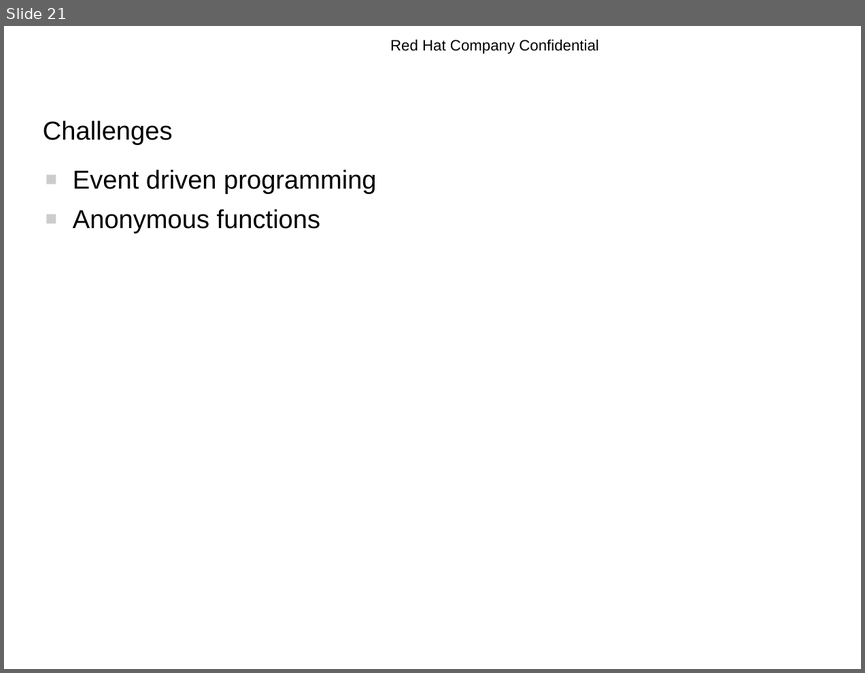
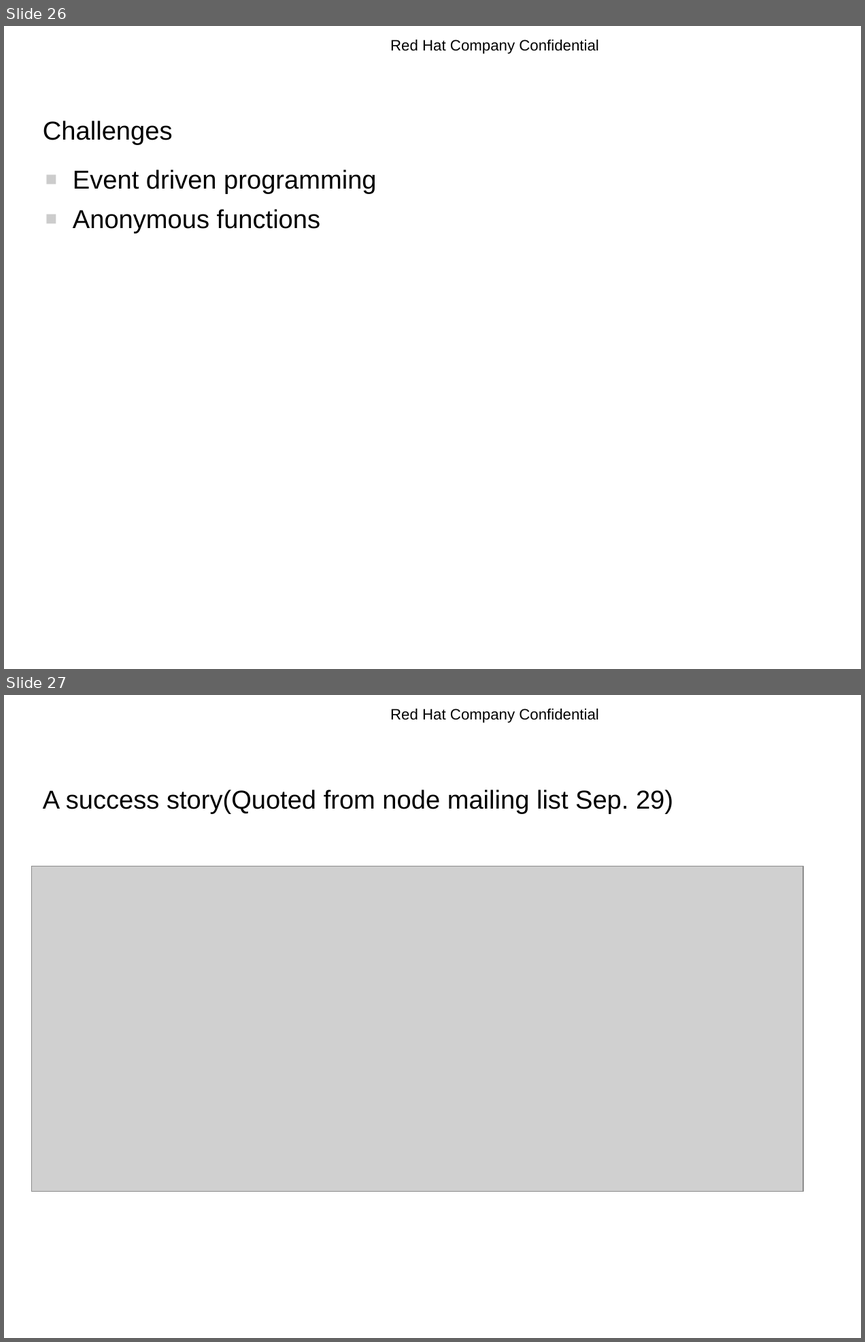
Before and after one commit to rhyw/node-trial, a slide deck: node-introduction.odp. Shown one above the other, each under a label of ours: slide 21 before the commit, slides 26 and 27 after it. The pictures are 865x673 and 865x1342 pixels, drawn with LibreOffice and Linux fonts; fonts in the diff are those of the drawing; grey boxes stand for pictures; background and template pictures are left out. Boxes give left, top, right and bottom in pixels: in the first picture for what was removed or moved away, otherwise in the second. Text is boxed around its words. In the diff, an @@ line names an element or a change of style, - is before the commit and + after.

```diff
--- a/node-introduction.odp
+++ b/node-introduction.odp
@@ slide 27 added at <box>4,695,861,1338</box>, background #FFFFFF; not listed: 1 template element that a slide beside it also shows @@
@@ title added at <box>43,790,673,814</box>, 24 pt, text #000000 @@
+A success story(Quoted from node mailing list Sep. 29)
@@ picture added at <box>31,866,803,1191</box> @@
@@ what was slide 21 is now slide 26 @@
```
Also in this commit, not shown: 14 slides changed, 5 other slides added, 1 slide removed.
